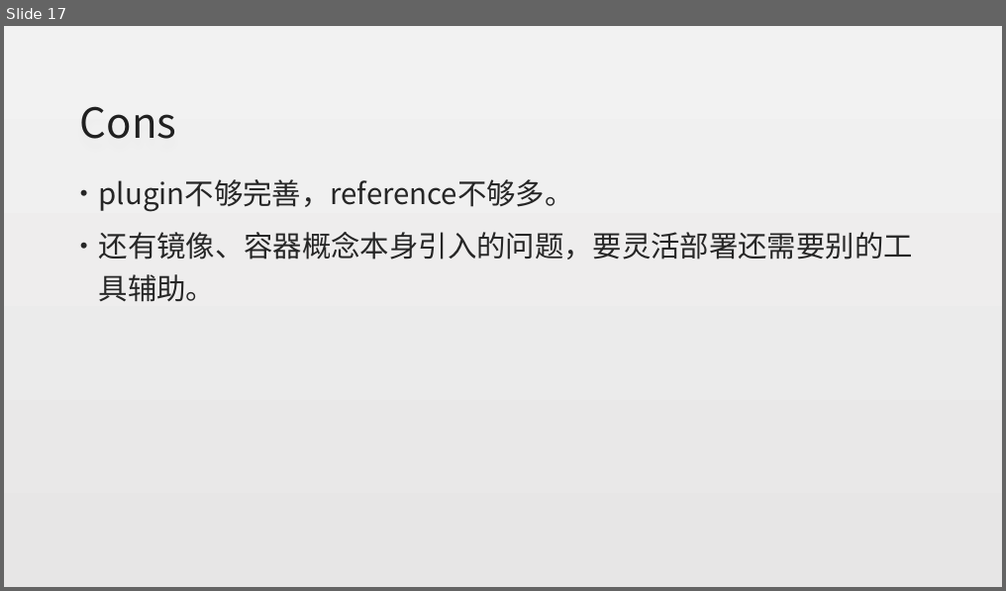
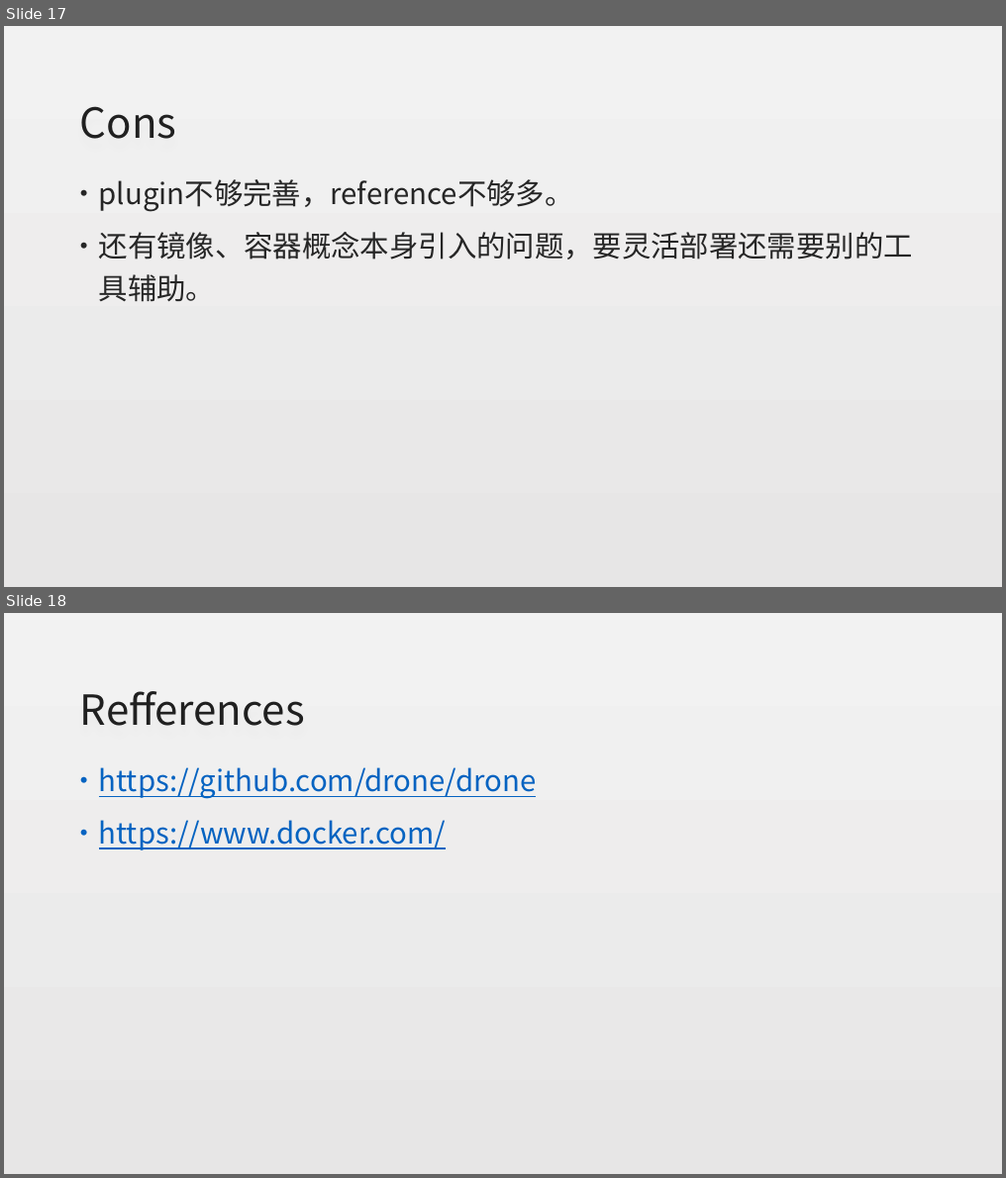
Before and after one commit to Veiasai/drone-cicd, a slide deck: CICD.pptx. Shown one above the other, each under a label of ours: slide 17 before the commit, slides 17 and 18 after it. The pictures are 1006x591 and 1006x1178 pixels, drawn with LibreOffice and Linux fonts; fonts in the diff are those of the drawing. Boxes give left, top, right and bottom in pixels: in the first picture for what was removed or moved away, otherwise in the second. Text is boxed around its words. In the diff, an @@ line names an element or a change of style, - is before the commit and + after.

```diff
--- a/CICD.pptx
+++ b/CICD.pptx
@@ slide 18 added at [4,613,1002,1174], background gradient #F2F2F2 to #E7E6E6 @@
@@ title added at [80,691,305,726], 40 pt, text #202020 @@
+Refferences
@@ text added at [99,767,537,851], 28 pt, text #0563C1, underline @@
+• https://github.com/drone/drone
+• https://www.docker.com/
```
Also in this commit, not shown: 3 slides changed, 1 other slide added.
